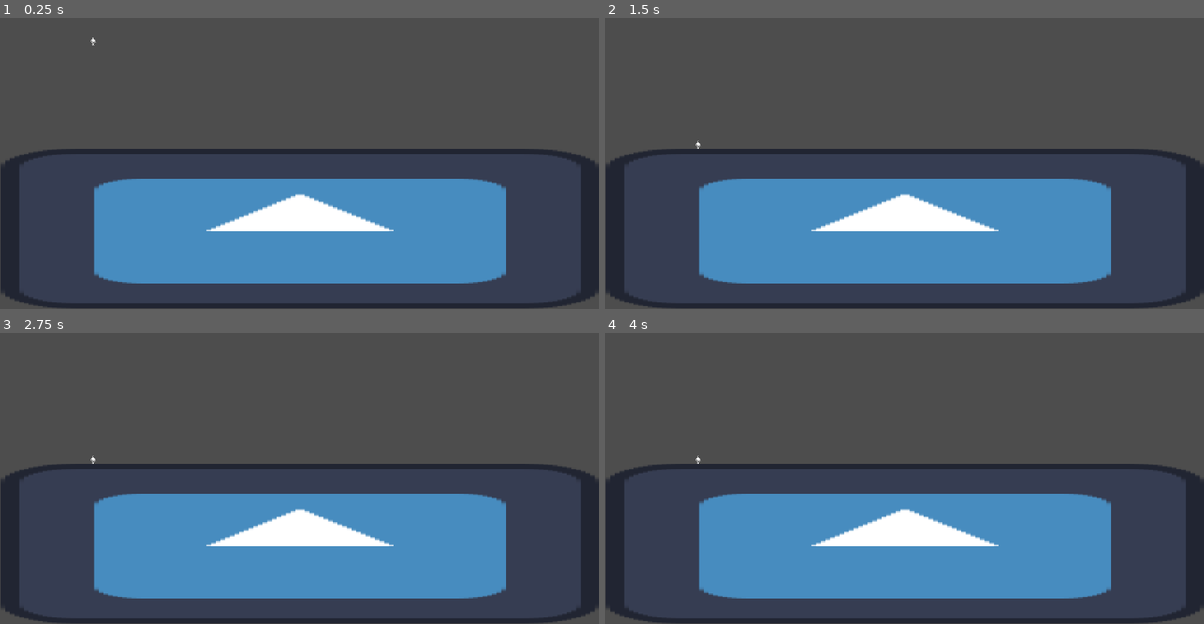
Above: before the commit, frames 1-4 (two rows, left to right).
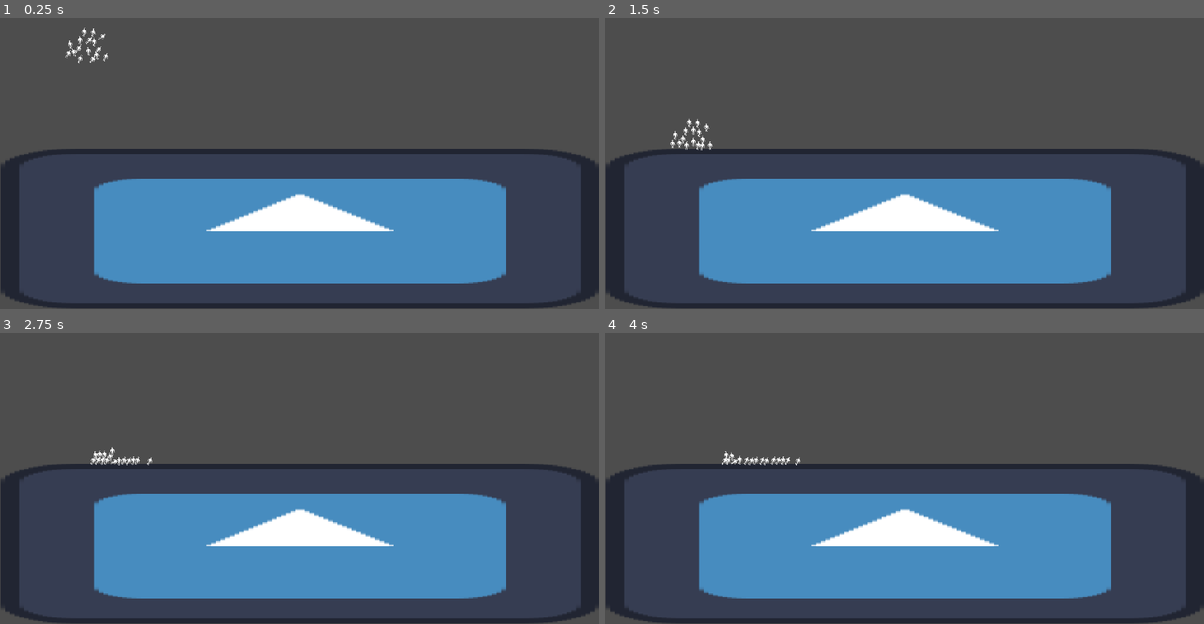
Above: after the commit, the same moments.

Repository: astra137/ld56
Game: Godot game, scene res://Battle/battle_screen.tscn
Two runs of this game, one before a commit and one after it. Both use one fixed random seed, a clock stepped at 60 frames per second and the inputs below. The engine's default icon, where the game draws it, is replaced by a stand-in: a white triangle on a blue panel in a dark square.
Inputs (mouse positions are in pixels of both pictures, inside the frame that each line leads up to):
- Up to frame 1 (0.25 s): no input
- Up to frame 2 (1.5 s): move the mouse to (1036, 125) at 0.52 s; click (1036, 125) at 0.67 s; drag from (784, 157) to (874, 207) at 1.27 s
- Up to frame 3 (2.75 s): move the mouse to (359, 382) at 2.02 s; click (359, 382) at 2.17 s
- Up to frame 4 (4 s): drag from (874, 522) to (724, 405) at 2.77 s; move the mouse to (1084, 507) at 3.52 s; click (1084, 507) at 3.67 s

The runs differ from the first frame. In frame 1, 0.2% of the frame differs, in the area x 10-19%, y 3-16%; in frame 2, 0.2%, in the area x 10-19%, y 34-46%; in frame 3, 0.2%; in frame 4, 0.2%.

Commit message:
Add moving lemmings that reach goal marker

Diff:
--- /dev/null
+++ b/Battle/battle_screen.gd
@@ -0,0 +1,17 @@
+extends Node2D
+
+
+# Called when the node enters the scene tree for the first time.
+func _ready() -> void:
+	pass # Replace with function body.
+
+
+# Called every frame. 'delta' is the elapsed time since the previous frame.
+func _process(delta: float) -> void:
+	pass
+
+func _on_goal_point_body_entered(body: Node2D) -> void:
+	# Delete the node from the scene
+	body.queue_free()
+
+	# Handle scoring later
--- a/Battle/battle_screen.tscn
+++ b/Battle/battle_screen.tscn
@@ -1,17 +1,17 @@
-[gd_scene load_steps=4 format=3 uid="uid://1grm4pt8jc23"]
+[gd_scene load_steps=6 format=3 uid="uid://1grm4pt8jc23"]
 
+[ext_resource type="Script" path="res://Battle/battle_screen.gd" id="1_ehdtu"]
 [ext_resource type="PackedScene" uid="uid://v4cyox7q5hs7" path="res://Battle/little_creature.tscn" id="1_fkuhm"]
 [ext_resource type="Texture2D" uid="uid://bnc4hh7c6ogkp" path="res://icon.svg" id="2_3vh55"]
+[ext_resource type="PackedScene" uid="uid://kfch1r3nj1jm" path="res://Battle/goal_point.tscn" id="3_ama50"]
 
 [sub_resource type="RectangleShape2D" id="RectangleShape2D_vmqk3"]
 size = Vector2(127.991, 127.61)
 
 [node name="BattleScreen" type="Node2D"]
+script = ExtResource("1_ehdtu")
 
-[node name="LittleCreature" parent="." instance=ExtResource("1_fkuhm")]
-position = Vector2(179, 104)
-
-[node name="StaticBody2D" type="StaticBody2D" parent="."]
+[node name="StaticBody2D" type="StaticBody2D" parent="." groups=["ground"]]
 
 [node name="Icon" type="Sprite2D" parent="StaticBody2D"]
 position = Vector2(576.5, 493)
@@ -22,3 +22,93 @@
 position = Vector2(576.539, 493.469)
 scale = Vector2(8.99219, 2.40625)
 shape = SubResource("RectangleShape2D_vmqk3")
+
+[node name="GoalPoint" parent="." instance=ExtResource("3_ama50")]
+position = Vector2(1141, 321)
+
+[node name="LittleCreature" parent="." instance=ExtResource("1_fkuhm")]
+position = Vector2(179, 104)
+rotation = 0.619592
+max_speed = 20.0
+
+[node name="LittleCreature2" parent="." instance=ExtResource("1_fkuhm")]
+position = Vector2(195, 113)
+rotation = 3.08424
+max_speed = 20.0
+
+[node name="LittleCreature3" parent="." instance=ExtResource("1_fkuhm")]
+position = Vector2(181, 121)
+rotation = 0.0917627
+max_speed = 20.0
+
+[node name="LittleCreature4" parent="." instance=ExtResource("1_fkuhm")]
+position = Vector2(188.8, 137.618)
+rotation = 2.55641
+max_speed = 20.0
+
+[node name="LittleCreature5" parent="." instance=ExtResource("1_fkuhm")]
+position = Vector2(185.04, 148.173)
+rotation = -0.864156
+max_speed = 20.0
+
+[node name="LittleCreature6" parent="." instance=ExtResource("1_fkuhm")]
+position = Vector2(203.114, 151.388)
+rotation = 1.60049
+scale = Vector2(1, 1)
+max_speed = 20.0
+
+[node name="LittleCreature7" parent="." instance=ExtResource("1_fkuhm")]
+position = Vector2(170, 140)
+rotation = -0.336327
+scale = Vector2(1, 1)
+max_speed = 20.0
+
+[node name="LittleCreature8" parent="." instance=ExtResource("1_fkuhm")]
+position = Vector2(177.8, 156.618)
+rotation = 2.12832
+max_speed = 20.0
+
+[node name="LittleCreature9" parent="." instance=ExtResource("1_fkuhm")]
+position = Vector2(162.533, 103)
+rotation = 0.288024
+max_speed = 20.0
+
+[node name="LittleCreature10" parent="." instance=ExtResource("1_fkuhm")]
+position = Vector2(170.332, 119.618)
+rotation = -3.53051
+max_speed = 20.0
+
+[node name="LittleCreature11" parent="." instance=ExtResource("1_fkuhm")]
+position = Vector2(154.289, 118.001)
+rotation = -0.239806
+max_speed = 20.0
+
+[node name="LittleCreature12" parent="." instance=ExtResource("1_fkuhm")]
+position = Vector2(150.989, 136.06)
+rotation = -4.05834
+max_speed = 20.0
+
+[node name="LittleCreature13" parent="." instance=ExtResource("1_fkuhm")]
+position = Vector2(141.799, 142.469)
+rotation = -1.19572
+scale = Vector2(1, 1)
+max_speed = 20.0
+
+[node name="LittleCreature14" parent="." instance=ExtResource("1_fkuhm")]
+position = Vector2(154.646, 155.583)
+rotation = 1.26893
+scale = Vector2(1, 1)
+max_speed = 20.0
+
+[node name="LittleCreature15" parent="." instance=ExtResource("1_fkuhm")]
+position = Vector2(134.301, 127.082)
+rotation = -0.667895
+scale = Vector2(1, 1)
+max_speed = 20.0
+
+[node name="LittleCreature16" parent="." instance=ExtResource("1_fkuhm")]
+position = Vector2(131, 145.14)
+rotation = 1.79676
+max_speed = 20.0
+
+[connection signal="body_entered" from="GoalPoint" to="." method="_on_goal_point_body_entered"]
--- /dev/null
+++ b/Battle/goal_point.tscn
@@ -0,0 +1,12 @@
+[gd_scene load_steps=2 format=3 uid="uid://kfch1r3nj1jm"]
+
+[sub_resource type="RectangleShape2D" id="RectangleShape2D_t8xwo"]
+size = Vector2(20, 1000)
+
+[node name="GoalPoint" type="Area2D"]
+collision_layer = 4
+collision_mask = 2
+
+[node name="CollisionShape2D" type="CollisionShape2D" parent="."]
+position = Vector2(0, -40.5)
+shape = SubResource("RectangleShape2D_t8xwo")
--- /dev/null
+++ b/Battle/little_creature.gd
@@ -0,0 +1,52 @@
+extends RigidBody2D
+
+@export var torque_gain_proportional = 10000.0
+@export var torque_gain_derivative = 100.0
+@export var max_speed = 20.0
+@export var force_magnitude = 7000.0
+
+
+# Called when the node enters the scene tree for the first time.
+func _ready() -> void:
+	pass # Replace with function body.
+
+
+# Called every frame. 'delta' is the elapsed time since the previous frame.
+func _process(delta: float) -> void:
+	pass
+
+func _physics_process(delta):
+	var is_grounded = false
+	var bodies = get_colliding_bodies()
+	for body in bodies:
+		if body.is_in_group("ground"):
+			# The contact normal is pointing upwards (assuming y-down coordinate system)
+			is_grounded = true
+			break
+
+	if is_grounded:
+		if linear_velocity.x < max_speed:
+			# Create a force vector pointing to the right
+			var force = Vector2(1, 0) * force_magnitude
+			# Apply the force to the center of mass
+			#add_constant_central_force(force)
+			apply_central_force(force)
+	else:
+		pass
+
+	 #Get global up rotation
+	var current_rotation = global_rotation
+	var angle_difference = normalize_angle((2*PI) - global_rotation)
+
+	# Calculate the angular velocity difference (aiming for zero angular velocity)
+	var angular_velocity_difference = -angular_velocity
+
+	# Calculate the torque to apply
+	var torque = (angle_difference * torque_gain_proportional) + (angular_velocity_difference * torque_gain_derivative)
+	#print(torque)
+
+	# Apply the torque
+	apply_torque(torque)
+
+func normalize_angle(angle):
+	return fmod(angle + PI, 2 * PI) - PI
--- a/Battle/little_creature.tscn
+++ b/Battle/little_creature.tscn
@@ -1,16 +1,26 @@
-[gd_scene load_steps=3 format=3 uid="uid://v4cyox7q5hs7"]
+[gd_scene load_steps=4 format=3 uid="uid://v4cyox7q5hs7"]
 
+[ext_resource type="Script" path="res://Battle/little_creature.gd" id="1_bckxk"]
 [ext_resource type="Texture2D" uid="uid://r6gg2yufg6pq" path="res://dude/Dude_1.png" id="1_t0xu7"]
 
-[sub_resource type="RectangleShape2D" id="RectangleShape2D_vxnfo"]
-size = Vector2(10, 16)
+[sub_resource type="CapsuleShape2D" id="CapsuleShape2D_qp8e0"]
+radius = 4.0
+height = 12.0
 
 [node name="LittleCreature" type="RigidBody2D"]
-lock_rotation = true
+collision_layer = 3
+gravity_scale = 0.5
+contact_monitor = true
+max_contacts_reported = 4
+linear_damp = 3.0
+angular_damp = 20.0
+script = ExtResource("1_bckxk")
+torque_gain_proportional = 7000.0
+torque_gain_derivative = 1000.0
 
 [node name="Sprite2D" type="Sprite2D" parent="."]
 texture = ExtResource("1_t0xu7")
 
 [node name="CollisionShape2D" type="CollisionShape2D" parent="."]
-position = Vector2(1, 0)
-shape = SubResource("RectangleShape2D_vxnfo")
+position = Vector2(0, 1)
+shape = SubResource("CapsuleShape2D_qp8e0")
--- a/project.godot
+++ b/project.godot
@@ -15,10 +15,13 @@
 config/features=PackedStringArray("4.3", "GL Compatibility")
 config/icon="res://icon.svg"
 
+[global_group]
+
+ground=""
+
 [rendering]
 
 textures/canvas_textures/default_texture_filter=0
 renderer/rendering_method="gl_compatibility"
 renderer/rendering_method.mobile="gl_compatibility"
-textures/vram_compression/import_etc2_astc=true
 2d/snap/snap_2d_transforms_to_pixel=true
